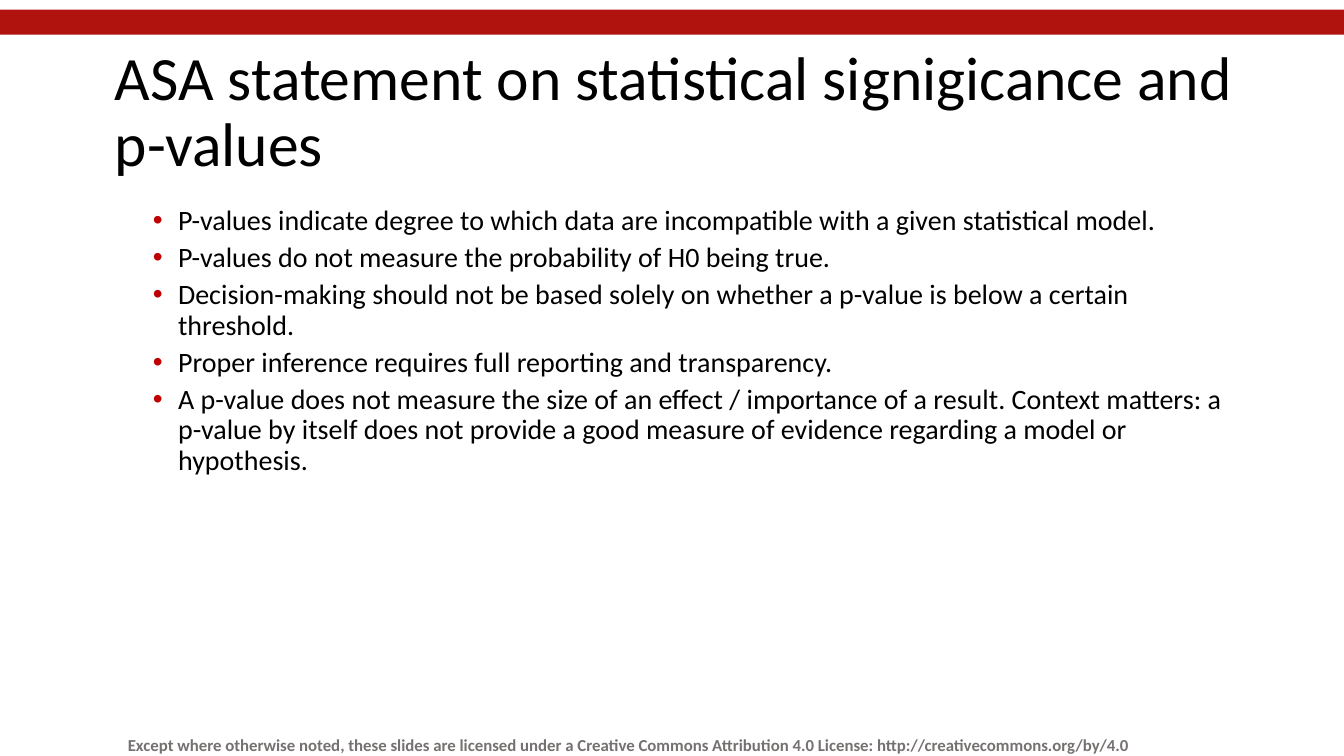
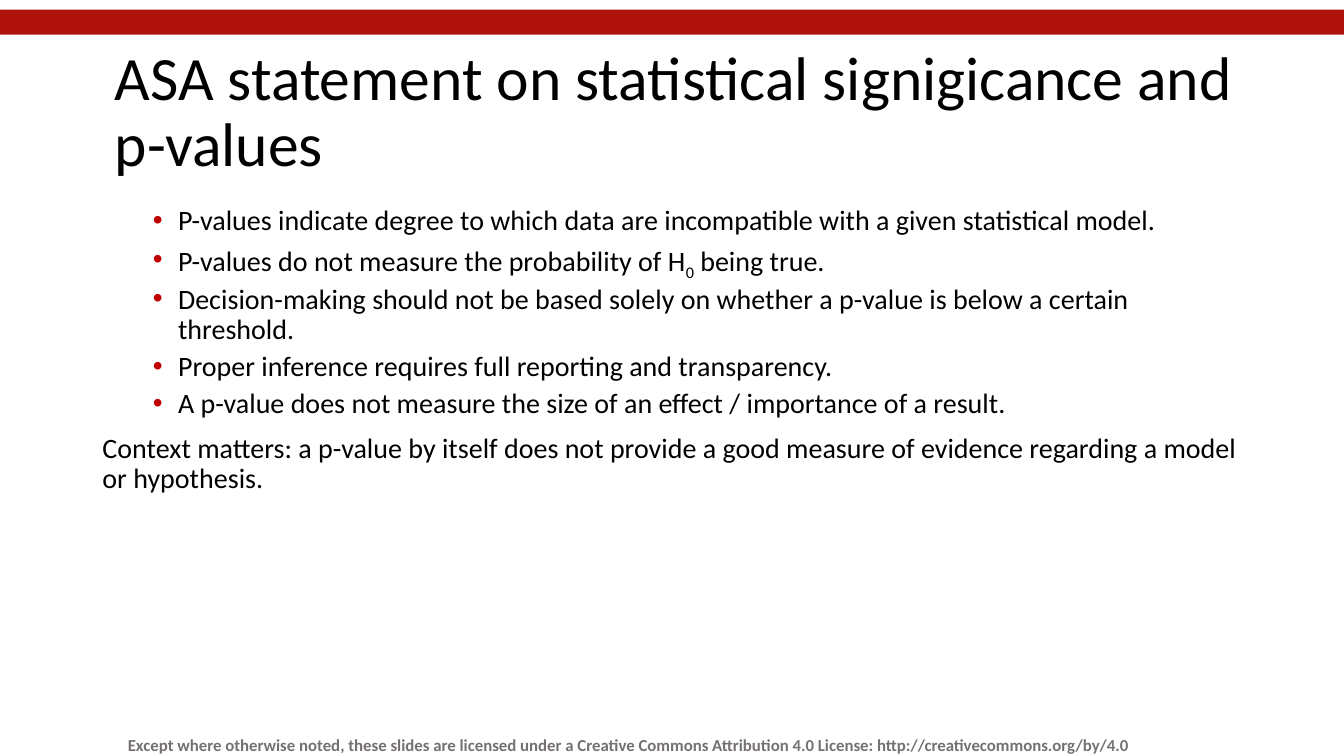
Before and after one commit to mlw-stats/R_And_Statistics_Training_2021, a slide deck: slide 66 of Session4/MLW_KUHeS_RandStatistics_Session4.pptx. Drawn at 1344x756 pixels with LibreOffice and Linux fonts; fonts in the diff are those of the drawing; background and template pictures are left out. Boxes give left, top, right and bottom in pixels: in the first picture for what was removed or moved away, otherwise in the second. Text is boxed around its words. In the diff, an @@ line names an element or a change of style, - is before the commit and + after.

```diff
--- a/Session4/MLW_KUHeS_RandStatistics_Session4.pptx
+++ b/Session4/MLW_KUHeS_RandStatistics_Session4.pptx
@@ text at box(178, 251, 825, 276): now subscript in "H0" @@
@@ text at box(102, 393, 1236, 493): text changed @@
-  • A p-value does not measure the size of an effect / importance of a result. Context matters: a p-value by itself does not provide a good measure of evidence regarding a model or hypothesis.
+  • A p-value does not measure the size of an effect / importance of a result.
+Context matters: a p-value by itself does not provide a good measure of evidence regarding a model or hypothesis.
```
Also in this commit, not shown: 4 other slides changed.
